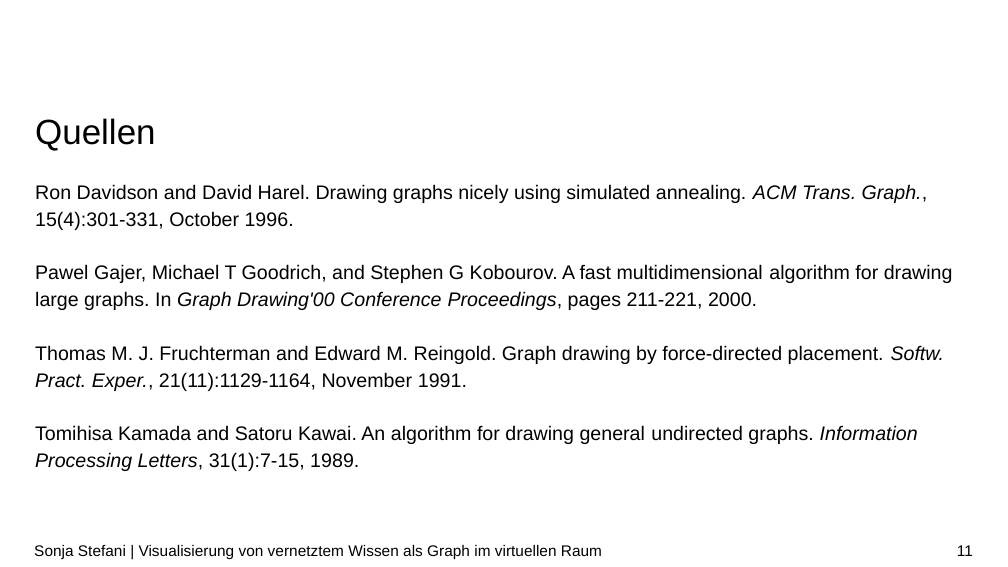
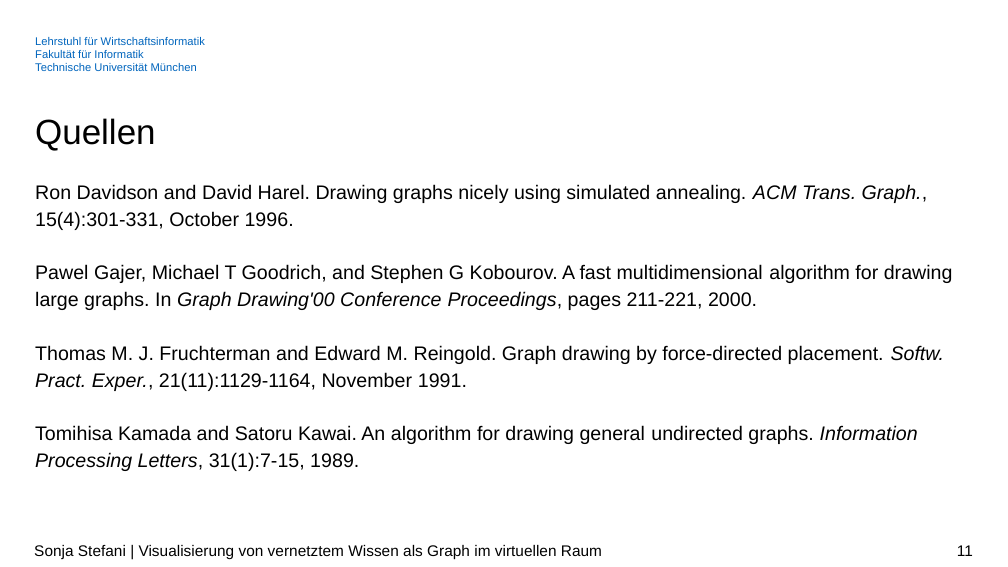
Before and after one commit to SonjaSt/knowledge-visualization-vr, a slide deck: slide 11 of Dokumente/Zwischenpraesentation_BA.pptx. Drawn at 1008x567 pixels with LibreOffice and Linux fonts; fonts in the diff are those of the drawing; background and template pictures are left out. Boxes give left, top, right and bottom in pixels: in the first picture for what was removed or moved away, otherwise in the second. Text is boxed around its words. In the diff, an @@ line names an element or a change of style, - is before the commit and + after.

```diff
--- a/Dokumente/Zwischenpraesentation_BA.pptx
+++ b/Dokumente/Zwischenpraesentation_BA.pptx
@@ text added at box(35, 37, 205, 71), 8 pt, text #0065BD @@
+Lehrstuhl für Wirtschaftsinformatik
+Fakultät für Informatik
+Technische Universität München
```
Also in this commit, not shown: 10 other slides changed, 8 slides added, 30 other files.
